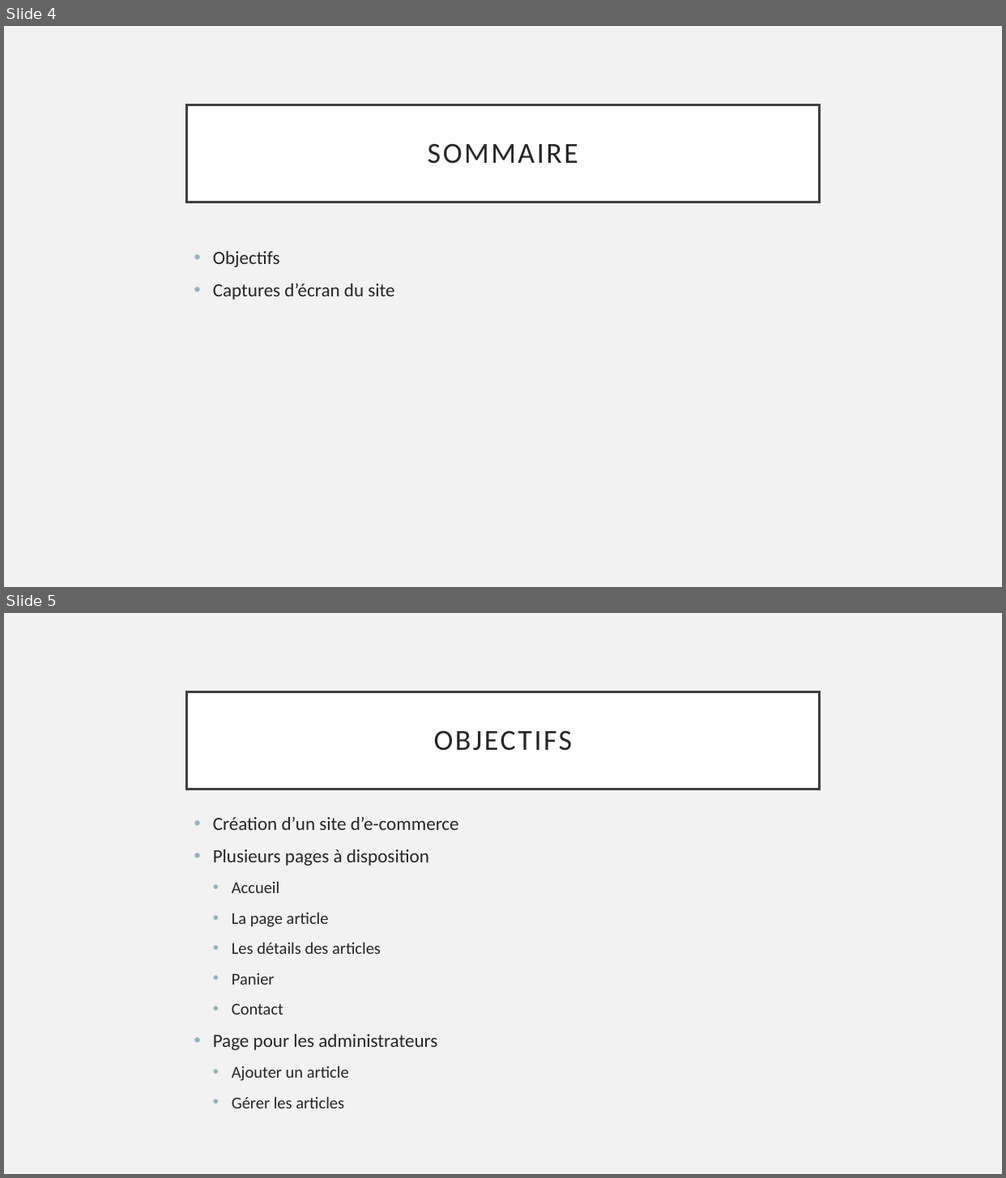
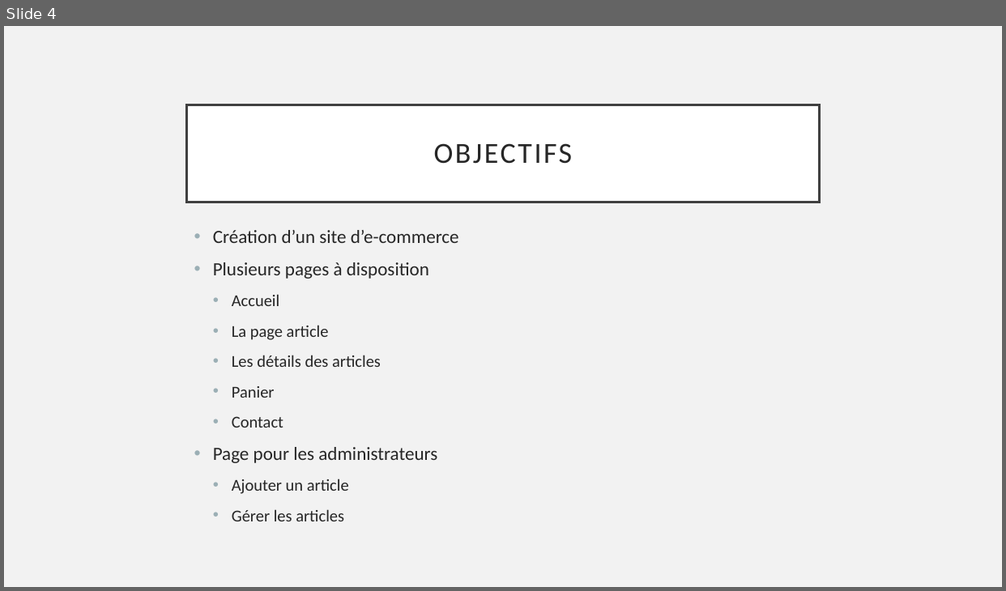
Before and after one commit to JeremyGfeller/Pre-TPi, a slide deck: Documentation/Présentation.pptx. Shown one above the other, each under a label of ours: slides 4 and 5 before the commit, slide 4 after it. The pictures are 1006x1178 and 1006x591 pixels, drawn with LibreOffice and Linux fonts; fonts in the diff are those of the drawing. Boxes give left, top, right and bottom in pixels: in the first picture for what was removed or moved away, otherwise in the second. Text is boxed around its words. In the diff, an @@ line names an element or a change of style, - is before the commit and + after.

```diff
--- a/Documentation/Présentation.pptx
+++ b/Documentation/Présentation.pptx
@@ slide 4 removed at (4,26,1002,587), background #F2F2F2 @@
@@ title removed at (187,105,819,202) @@
-SOMMAIRE
@@ text removed at (213,251,394,300) @@
-• Objectifs
-• Captures d’écran du site
@@ what was slide 5 is now slide 4 @@
```
Also in this commit, not shown: 5 slides changed, 2 slides added, 2 other slides removed, 1 other file.
